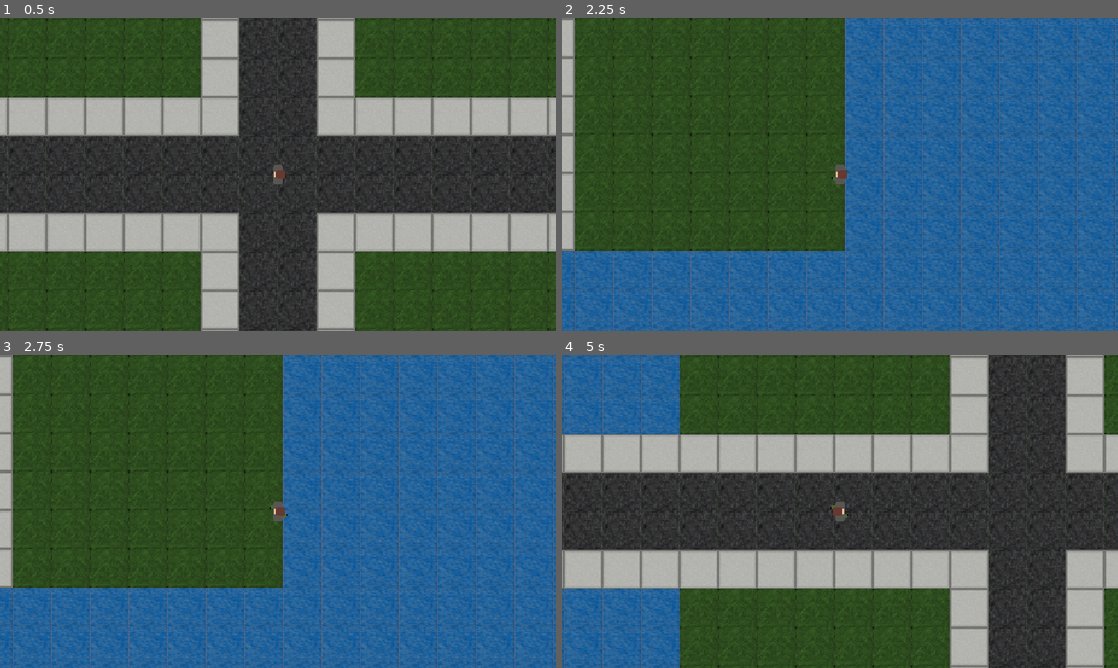
Above: before the commit, frames 1-4 (two rows, left to right).
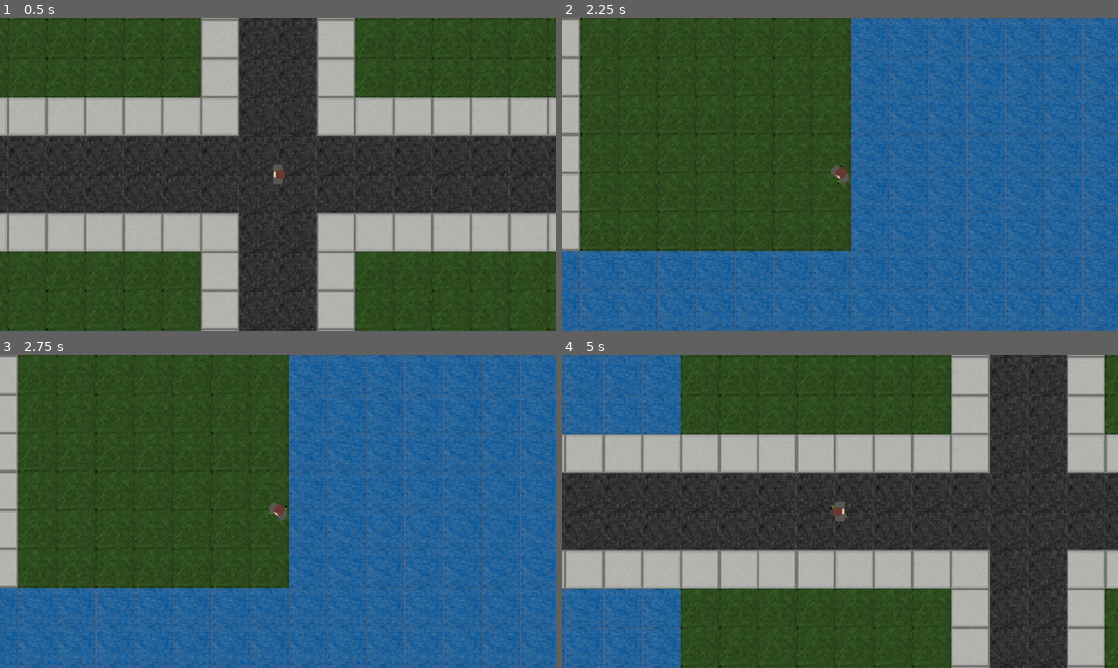
Above: after the commit, the same moments.

Repository: makryl-dev/Eleutheria
Game: Godot game, scene res://src/World/World.tscn
Same seed, same stepped clock (60 frames per second), same inputs: the game is played once before the commit and once after it.
Inputs (mouse positions are in pixels of both pictures, inside the frame that each line leads up to):
- Up to frame 1 (0.5 s): no input
- Up to frame 2 (2.25 s): tap Enter at 0.5 s; move the mouse to (962, 158) at 0.52 s; hold D (move_right) 0.53-1.28 s; hold Right mouse button (secondary_action) 0.53-1.28 s; move the mouse to (728, 190) at 1.27 s; hold S (move_down) 1.28-2.03 s; right-click (728, 190) at 1.35 s; move the mouse to (895, 105) at 2.02 s; hold D (move_right) from 2.03 s (still down); hold Right mouse button (secondary_action) from 2.03 s (still down)
- Up to frame 3 (2.75 s): keep holding D (move_right); keep holding Right mouse button (secondary_action)
- Up to frame 4 (5 s): tap Space at 2.75 s; move the mouse to (812, 574) at 2.77 s; release D (move_right) at 2.78 s; release Right mouse button (secondary_action) at 2.78 s; hold W (move_up) 2.78-3.53 s; right-click (812, 574) at 2.85 s; move the mouse to (1006, 558) at 3.52 s; hold Right mouse button (secondary_action) 3.53-4.28 s; hold A (move_left) from 3.53 s (still down); move the mouse to (673, 464) at 4.27 s; right-click (673, 464) at 4.35 s

Frame 1 is identical in both runs. In frame 2, 11% of the frame differs, in the area x 0-100%, y 0-100%; in frame 3, 11%; in frame 4, 3.5%.

Commit message:
feat: add rotating player towards mouse cursor by pressing secondary action

Diff:
--- a/src/Player/Player.tscn
+++ b/src/Player/Player.tscn
@@ -2,6 +2,7 @@
 
 [ext_resource type="Texture2D" uid="uid://b5m3h25irp4xh" path="res://assets/PlayerWalking.png" id="1_1ws4p"]
 [ext_resource type="Script" uid="uid://byyemf3fie7dq" path="res://src/Player/PlayerMovement.gd" id="2_rwoh2"]
+[ext_resource type="Script" uid="uid://cajpngmewmtbq" path="res://src/Player/PlayerRotation.gd" id="3_vy1tf"]
 
 [sub_resource type="AtlasTexture" id="AtlasTexture_rwoh2"]
 atlas = ExtResource("1_1ws4p")
@@ -171,3 +172,7 @@
 [node name="PlayerMovement" type="Node2D" parent="." unique_id=1493389083]
 script = ExtResource("2_rwoh2")
 metadata/_custom_type_script = "uid://byyemf3fie7dq"
+
+[node name="PlayerRotation" type="Node2D" parent="." unique_id=1730907668]
+script = ExtResource("3_vy1tf")
+metadata/_custom_type_script = "uid://cajpngmewmtbq"
--- a/src/Player/PlayerRotation.gd
+++ b/src/Player/PlayerRotation.gd
@@ -11,4 +11,5 @@
 	if not parent:
 		return
 
-	parent.look_at(get_global_mouse_position())
+	if Input.is_action_pressed("secondary_action"):
+		parent.look_at(get_global_mouse_position())
